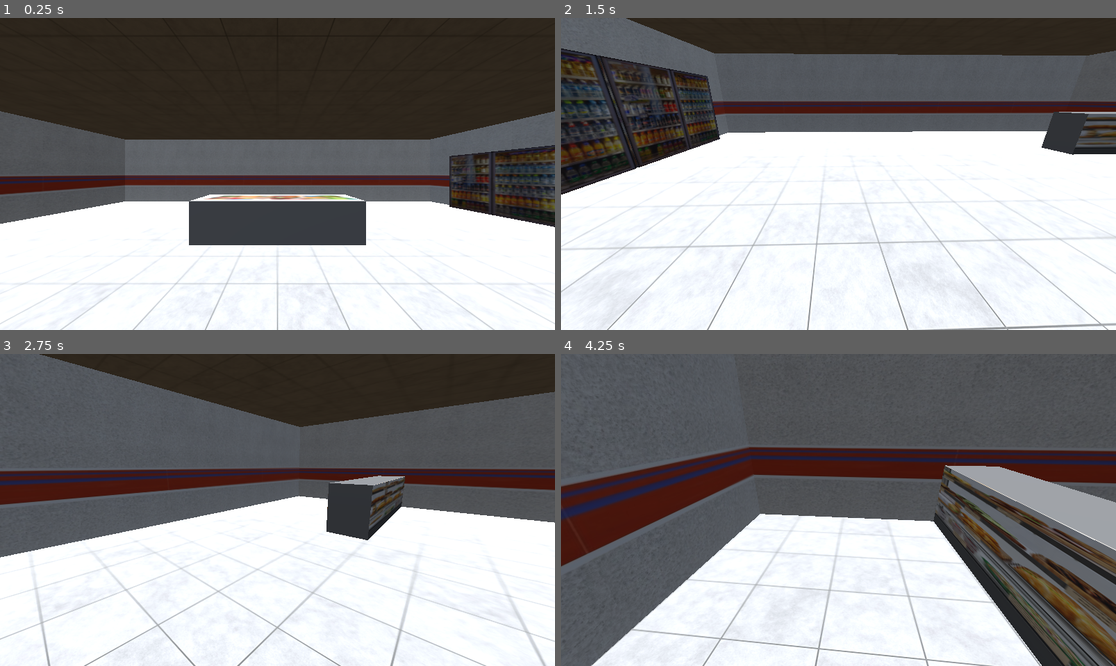
Above: before the commit, frames 1-4 (two rows, left to right).
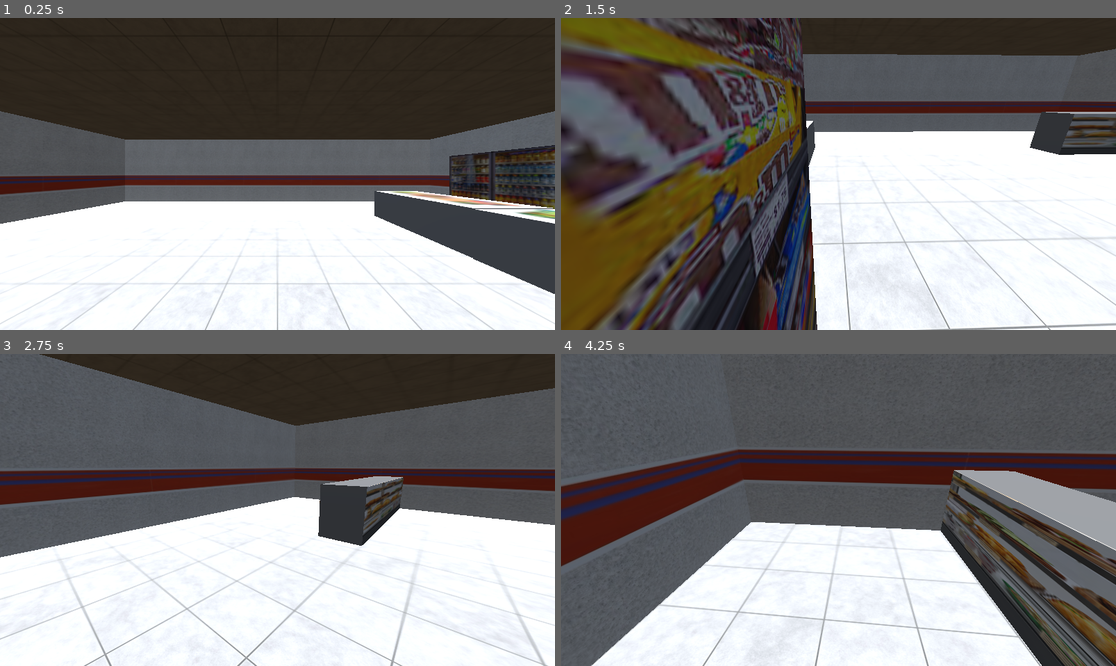
Above: after the commit, the same moments.

Repository: SigHelLun/Famished2
Game: Godot game, scene res://GasStation.tscn
Two runs of this game, one before a commit and one after it. Both use one fixed random seed, a clock stepped at 60 frames per second and the inputs below. This scene is started directly instead of the project's main scene.
Inputs (mouse positions are in pixels of both pictures, inside the frame that each line leads up to):
- Up to frame 1 (0.25 s): no input
- Up to frame 2 (1.5 s): tap Enter (ui_accept) at 0.5, 0.77 s; move the mouse to (960, 158) at 0.52 s; hold D (move_right) 0.53-1.28 s; click (960, 158) at 0.67 s; move the mouse to (810, 174) at 1.27 s; hold W (move_forward) from 1.28 s (still down)
- Up to frame 3 (2.75 s): keep holding W (move_forward); tap Enter (ui_accept) at 1.52 s; move the mouse to (288, 503) at 2.02 s
- Up to frame 4 (4.25 s): keep holding W (move_forward); move the mouse to (832, 516) at 2.77 s; tap Enter (ui_accept) at 3.02, 3.77 s; move the mouse to (877, 513) at 3.52 s

The runs differ from the first frame. In frame 1, 11% of the frame differs, in the area x 34-100%, y 55-89%; in frame 2, 42%, in the area x 0-100%, y 0-100%; in frame 3, 2.9%; in frame 4, 9.7%.

Commit message:
Gas station update

Diff:
--- a/GasStation.tscn
+++ b/GasStation.tscn
@@ -6,6 +6,7 @@
 [ext_resource type="Texture2D" uid="uid://dmysufgu6sbrl" path="res://GasStationTextures/4423811.62fe8f8932b27.jpeg" id="4_12e8o"]
 [ext_resource type="Texture2D" uid="uid://dl0p3i0d4fi4m" path="res://GasStationTextures/istockphoto-1148892236-612x612.jpg" id="5_5x017"]
 [ext_resource type="Texture2D" uid="uid://cqy463pgfi5il" path="res://GasStationTextures/Freezer2.png" id="6_wtvbs"]
+[ext_resource type="Texture2D" path="res://GasStationTextures/istockphoto-476464756-612x612.jpg" id="7_5q123"]
 
 [sub_resource type="StandardMaterial3D" id="StandardMaterial3D_whi52"]
 albedo_texture = ExtResource("1_4kvxd")
@@ -71,7 +72,14 @@
 [sub_resource type="ConcavePolygonShape3D" id="ConcavePolygonShape3D_sil4p"]
 data = PackedVector3Array(-0.5, 0.5, 0.5, 0.5, 0.5, 0.5, -0.5, -0.5, 0.5, 0.5, 0.5, 0.5, 0.5, -0.5, 0.5, -0.5, -0.5, 0. …(500 unchanged characters)…
 
-[node name="Node3D" type="Node3D"]
+[sub_resource type="StandardMaterial3D" id="StandardMaterial3D_pxu8t"]
+albedo_texture = ExtResource("7_5q123")
+uv1_scale = Vector3(3, 3, 1)
+
+[sub_resource type="BoxMesh" id="BoxMesh_5o5tt"]
+material = SubResource("StandardMaterial3D_pxu8t")
+
+[node name="Node3D2" type="Node3D"]
 
 [node name="Wall" type="MeshInstance3D" parent="."]
 transform = Transform3D(8.74228e-08, -1.44, -1.96295e-06, -2, -6.29444e-08, -1.10114e-20, -1.32005e-14, 2.17434e-07, -13, 9, 2, 0)
@@ -154,39 +162,85 @@
 transform = Transform3D(-1.96701e-08, 0.5, 0, -0.45, -2.18557e-08, 0, 0, 0, 0.5, 0.500374, 0.0551815, -0.00355291)
 mesh = SubResource("PlaneMesh_lf7ag")
 
+[node name="Coolers" type="MeshInstance3D" parent="."]
+transform = Transform3D(0.5, 0, 0, 0, 2.5, 0, 0, 0, 4, 8.72716, 1.25, 0)
+mesh = SubResource("BoxMesh_ruvuv")
+
+[node name="MeshInstance3D2" type="MeshInstance3D" parent="Coolers"]
+transform = Transform3D(1, 0, 0, 0, 1, 0, 0, 0, 1, -0.000314713, 0, 1.00407)
+mesh = SubResource("BoxMesh_ruvuv")
+skeleton = NodePath("../..")
+
+[node name="MeshInstance3D5" type="MeshInstance3D" parent="Coolers"]
+transform = Transform3D(1, 0, 0, 0, 1, 0, 0, 0, 1, -0.000314713, 0, 2.01998)
+mesh = SubResource("BoxMesh_ruvuv")
+skeleton = NodePath("../..")
+
+[node name="MeshInstance3D3" type="MeshInstance3D" parent="Coolers"]
+transform = Transform3D(1, 0, 0, 0, 1, 0, 0, 0, 1, 0, 0, -2.00796)
+mesh = SubResource("BoxMesh_ruvuv")
+skeleton = NodePath("../..")
+
+[node name="MeshInstance3D4" type="MeshInstance3D" parent="Coolers"]
+transform = Transform3D(1, 0, 0, 0, 1, 0, 0, 0, 1, -0.000314713, 0, -1.00435)
+mesh = SubResource("BoxMesh_ruvuv")
+skeleton = NodePath("../..")
+
+[node name="Freezers" type="MeshInstance3D" parent="."]
+transform = Transform3D(-1.74846e-07, 0, 1.545, 0, 1, 0, -4, 0, -6.75341e-08, 4.507, 0.449375, -1.88708)
+mesh = SubResource("BoxMesh_kqsbs")
+
+[node name="MeshInstance3D" type="MeshInstance3D" parent="Freezers"]
+transform = Transform3D(0.5, 0, 0, 0, 1, 0, 0, 0, 0.5, 0, 0.503317, 0)
+mesh = SubResource("PlaneMesh_b7moe")
+
+[node name="StaticBody3D" type="StaticBody3D" parent="Freezers"]
+
+[node name="CollisionShape3D" type="CollisionShape3D" parent="Freezers/StaticBody3D"]
+shape = SubResource("ConcavePolygonShape3D_sil4p")
+
+[node name="Freezers2" type="MeshInstance3D" parent="Freezers"]
+transform = Transform3D(1, 0, 0, 0, 1, 0, 0, 0, 1, 1.00676, 0.00996673, 0.0177412)
+mesh = SubResource("BoxMesh_kqsbs")
+skeleton = NodePath("../..")
+
+[node name="MeshInstance3D" type="MeshInstance3D" parent="Freezers/Freezers2"]
+transform = Transform3D(0.5, 0, 0, 0, 1, 0, 0, 0, 0.5, 0, 0.503317, 0)
+mesh = SubResource("PlaneMesh_b7moe")
+
+[node name="StaticBody3D" type="StaticBody3D" parent="Freezers/Freezers2"]
+
+[node name="CollisionShape3D" type="CollisionShape3D" parent="Freezers/Freezers2/StaticBody3D"]
+shape = SubResource("ConcavePolygonShape3D_sil4p")
+
+[node name="Freezers3" type="MeshInstance3D" parent="Freezers"]
+transform = Transform3D(1, 0, 0, 0, 1, 0, 0, 0, 1, -2.02078, 0, -2.38419e-07)
+mesh = SubResource("BoxMesh_kqsbs")
+skeleton = NodePath("../..")
+
+[node name="MeshInstance3D" type="MeshInstance3D" parent="Freezers/Freezers3"]
+transform = Transform3D(0.5, 0, 0, 0, 1, 0, 0, 0, 0.5, 0, 0.503317, 0)
+mesh = SubResource("PlaneMesh_b7moe")
+
+[node name="StaticBody3D" type="StaticBody3D" parent="Freezers/Freezers3"]
+
+[node name="CollisionShape3D" type="CollisionShape3D" parent="Freezers/Freezers3/StaticBody3D"]
+shape = SubResource("ConcavePolygonShape3D_sil4p")
+
+[node name="Freezers4" type="MeshInstance3D" parent="Freezers"]
+transform = Transform3D(1, 0, 0, 0, 1, 0, 0, 0, 1, -1.01402, 0.00996673, 0.017741)
+mesh = SubResource("BoxMesh_kqsbs")
+skeleton = NodePath("../..")
+
+[node name="MeshInstance3D" type="MeshInstance3D" parent="Freezers/Freezers4"]
+transform = Transform3D(0.5, 0, 0, 0, 1, 0, 0, 0, 0.5, 0, 0.503317, 0)
+mesh = SubResource("PlaneMesh_b7moe")
+
+[node name="StaticBody3D" type="StaticBody3D" parent="Freezers/Freezers4"]
+
+[node name="CollisionShape3D" type="CollisionShape3D" parent="Freezers/Freezers4/StaticBody3D"]
+shape = SubResource("ConcavePolygonShape3D_sil4p")
+
 [node name="MeshInstance3D" type="MeshInstance3D" parent="."]
-transform = Transform3D(0.5, 0, 0, 0, 2.5, 0, 0, 0, 4, 8.72716, 1.25, 0)
-mesh = SubResource("BoxMesh_ruvuv")
-
-[node name="MeshInstance3D2" type="MeshInstance3D" parent="MeshInstance3D"]
-transform = Transform3D(1, 0, 0, 0, 1, 0, 0, 0, 1, -0.000314713, 0, 1.00407)
-mesh = SubResource("BoxMesh_ruvuv")
-skeleton = NodePath("../..")
-
-[node name="MeshInstance3D5" type="MeshInstance3D" parent="MeshInstance3D"]
-transform = Transform3D(1, 0, 0, 0, 1, 0, 0, 0, 1, -0.000314713, 0, 2.01998)
-mesh = SubResource("BoxMesh_ruvuv")
-skeleton = NodePath("../..")
-
-[node name="MeshInstance3D3" type="MeshInstance3D" parent="MeshInstance3D"]
-transform = Transform3D(1, 0, 0, 0, 1, 0, 0, 0, 1, 0, 0, -2.00796)
-mesh = SubResource("BoxMesh_ruvuv")
-skeleton = NodePath("../..")
-
-[node name="MeshInstance3D4" type="MeshInstance3D" parent="MeshInstance3D"]
-transform = Transform3D(1, 0, 0, 0, 1, 0, 0, 0, 1, -0.000314713, 0, -1.00435)
-mesh = SubResource("BoxMesh_ruvuv")
-skeleton = NodePath("../..")
-
-[node name="MeshInstance3D2" type="MeshInstance3D" parent="."]
-transform = Transform3D(4, 0, 0, 0, 1, 0, 0, 0, 1.545, 0, 0.504169, -5.36328)
-mesh = SubResource("BoxMesh_kqsbs")
-
-[node name="MeshInstance3D" type="MeshInstance3D" parent="MeshInstance3D2"]
-transform = Transform3D(0.5, 0, 0, 0, 1, 0, 0, 0, 0.5, 0, 0.503317, 0)
-mesh = SubResource("PlaneMesh_b7moe")
-
-[node name="StaticBody3D" type="StaticBody3D" parent="MeshInstance3D2"]
-
-[node name="CollisionShape3D" type="CollisionShape3D" parent="MeshInstance3D2/StaticBody3D"]
-shape = SubResource("ConcavePolygonShape3D_sil4p")
+transform = Transform3D(0.3, 0, 0, 0, 2.5, 0, 0, 0, 4, 3.39176, 1.25, 0)
+mesh = SubResource("BoxMesh_5o5tt")
Not shown: 1 places in GasStation.tscn that only renumber resources
Binary file added: GasStationTextures/istockphoto-476464756-612x612.jpg
Not shown, added: GasStationTextures/istockphoto-476464756-612x612.jpg.import
